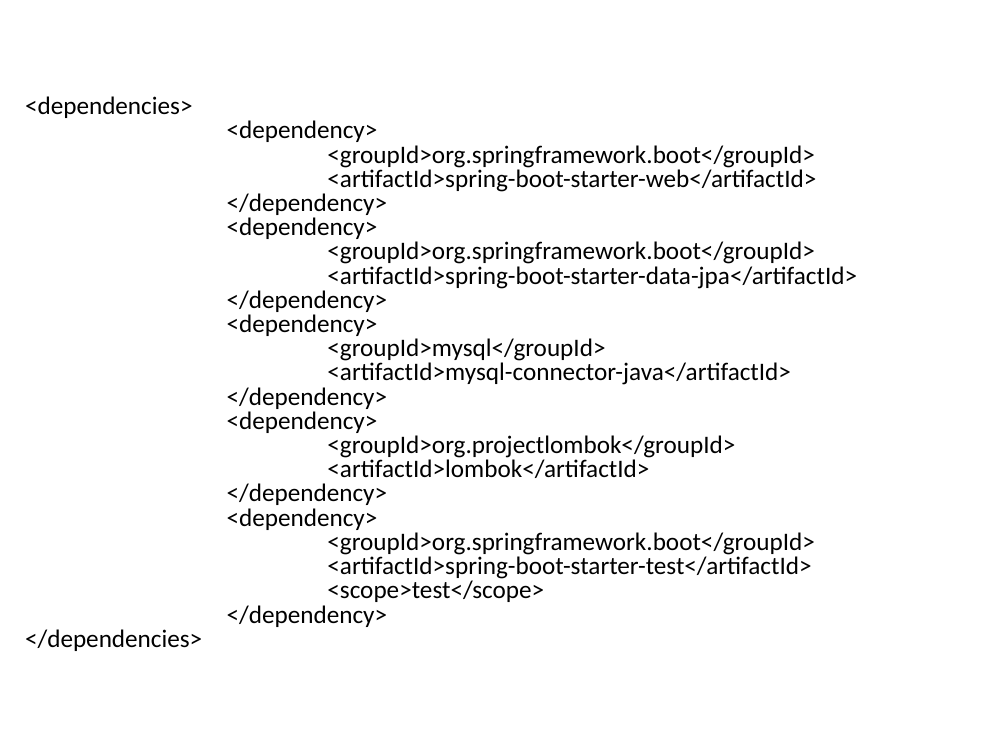
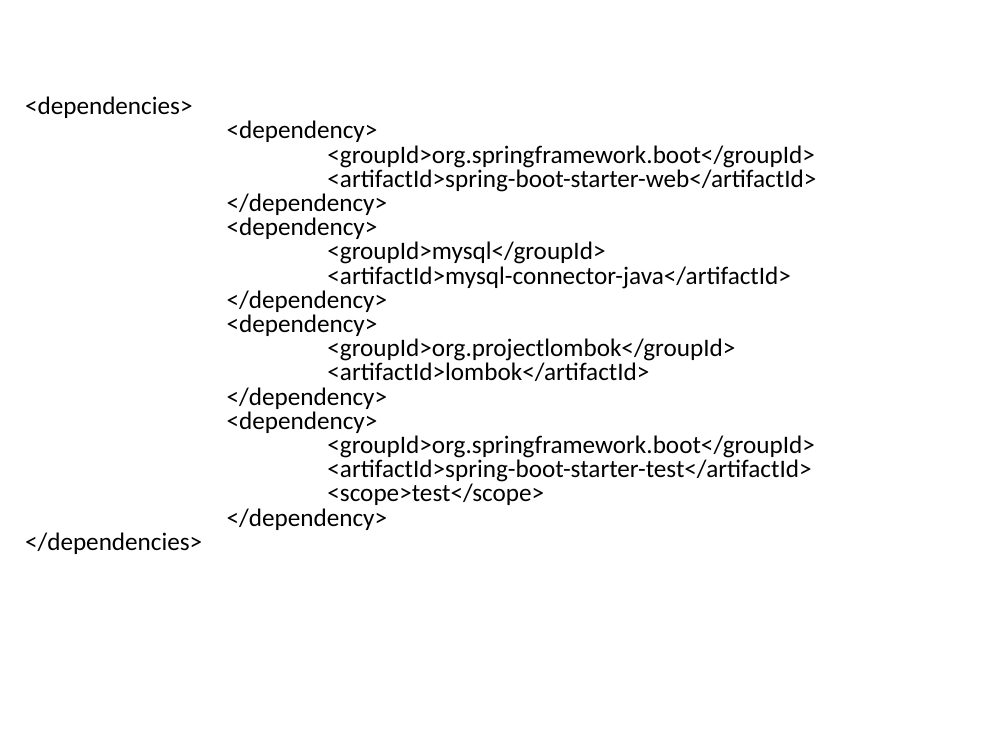
Before and after one commit to vishalrangras/spring-boot-sample, a slide deck: slide 34 of Developing with Spring Boot.pptx (slide 33 before the commit). Drawn at 1008x756 pixels with LibreOffice and Linux fonts; fonts in the diff are those of the drawing; background and template pictures are left out. Boxes give left, top, right and bottom in pixels: in the first picture for what was removed or moved away, otherwise in the second. Text is boxed around its words. In the diff, an @@ line names an element or a change of style, - is before the commit and + after.

```diff
--- a/Developing with Spring Boot.pptx
+++ b/Developing with Spring Boot.pptx
@@ text at (227, 193, 857, 289): paragraphs removed @@
-</dependency>
-<dependency>
-<groupId>org.springframework.boot</groupId>
-<artifactId>spring-boot-starter-data-jpa</artifactId>
```
Also in this commit, not shown: 15 other slides changed, 8 slides added.
